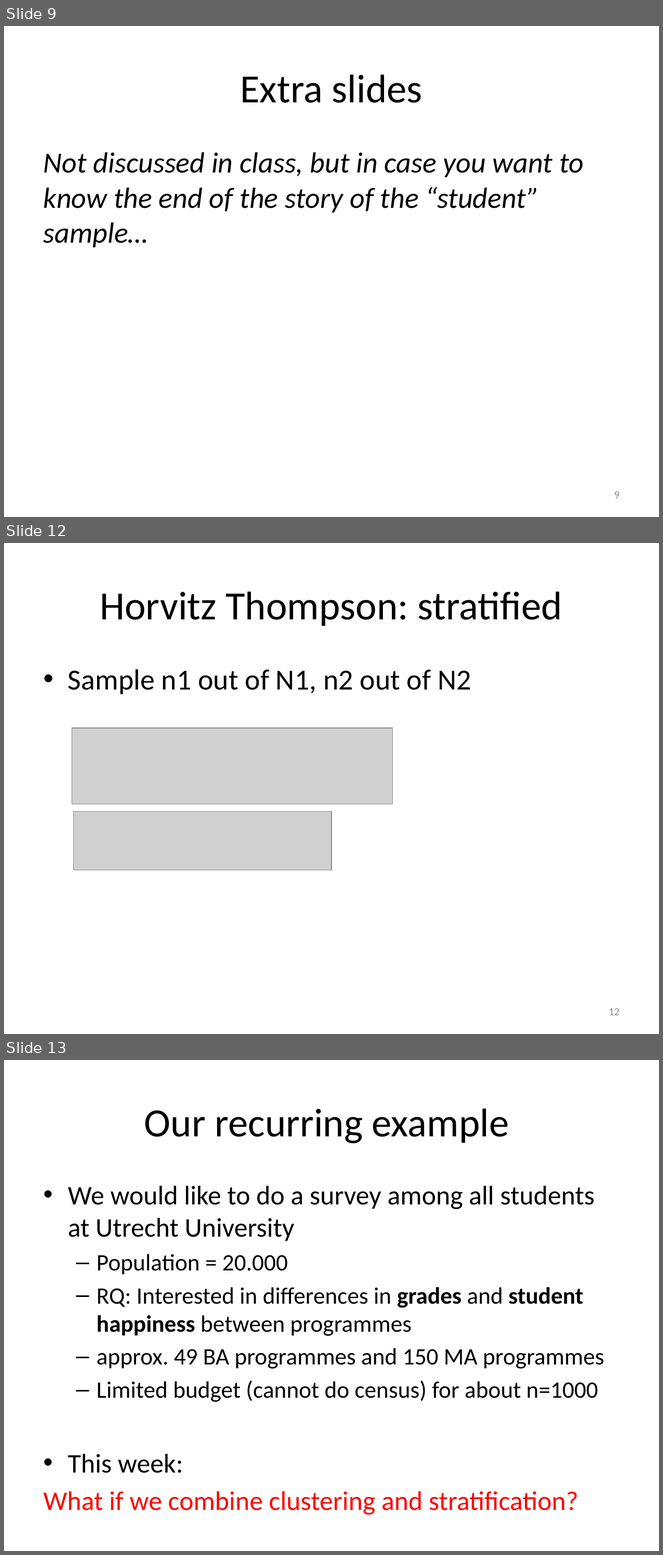
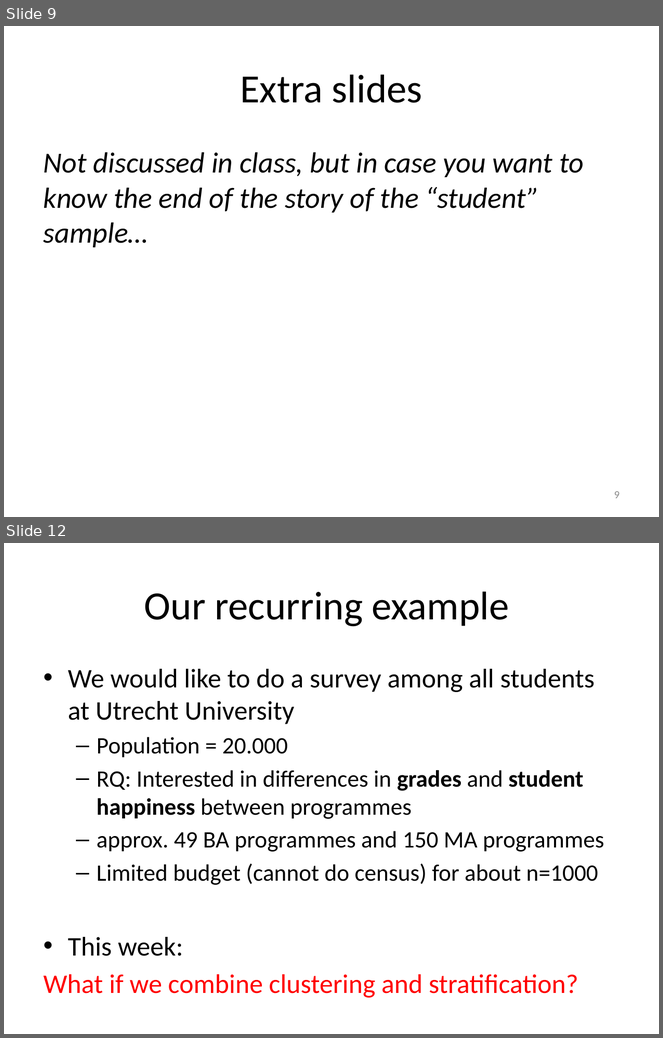
Before and after one commit to peterlugtig/peterlugtig.github.io, a slide deck: static/files/SDA/week6/lecture_week_6.pptx. Shown one above the other, each under a label of ours: slides 9, 12 and 13 before the commit, slides 9 and 12 after it; the slides between them are not shown. The pictures are 663x1555 and 663x1038 pixels, drawn with LibreOffice and Linux fonts; fonts in the diff are those of the drawing; grey boxes stand for pictures. Boxes give left, top, right and bottom in pixels: in the first picture for what was removed or moved away, otherwise in the second. Text is boxed around its words. In the diff, an @@ line names an element or a change of style, - is before the commit and + after.

```diff
--- a/static/files/SDA/week6/lecture_week_6.pptx
+++ b/static/files/SDA/week6/lecture_week_6.pptx
@@ slide 12 removed at box(4, 543, 659, 1034), background #FFFFFF @@
@@ title removed at box(100, 591, 562, 626) @@
-Horvitz Thompson: stratified
@@ text removed at box(68, 669, 471, 694) @@
-• Sample n1 out of N1, n2 out of N2
@@ picture removed at box(72, 729, 392, 805) @@
@@ picture removed at box(74, 812, 332, 870) @@
@@ page number removed at box(609, 1008, 620, 1016) @@
-12
@@ what was slide 13 is now slide 12 @@
```
Also in this commit, not shown: 6 slides changed, 27 other files.
